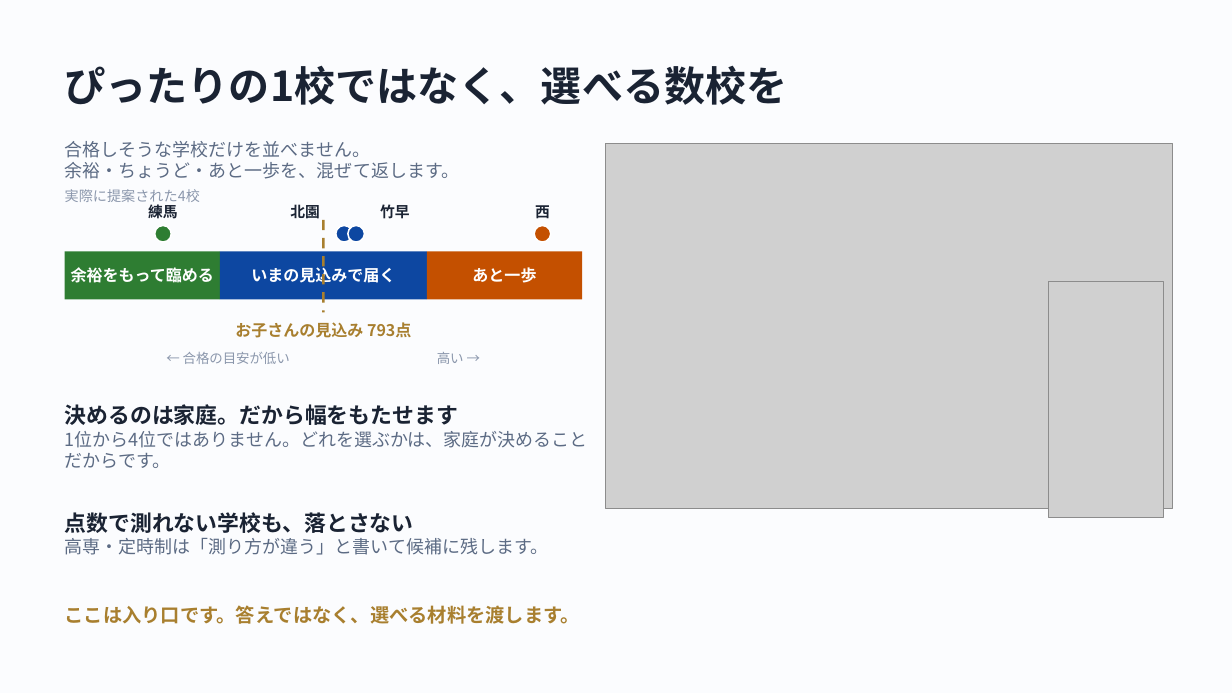
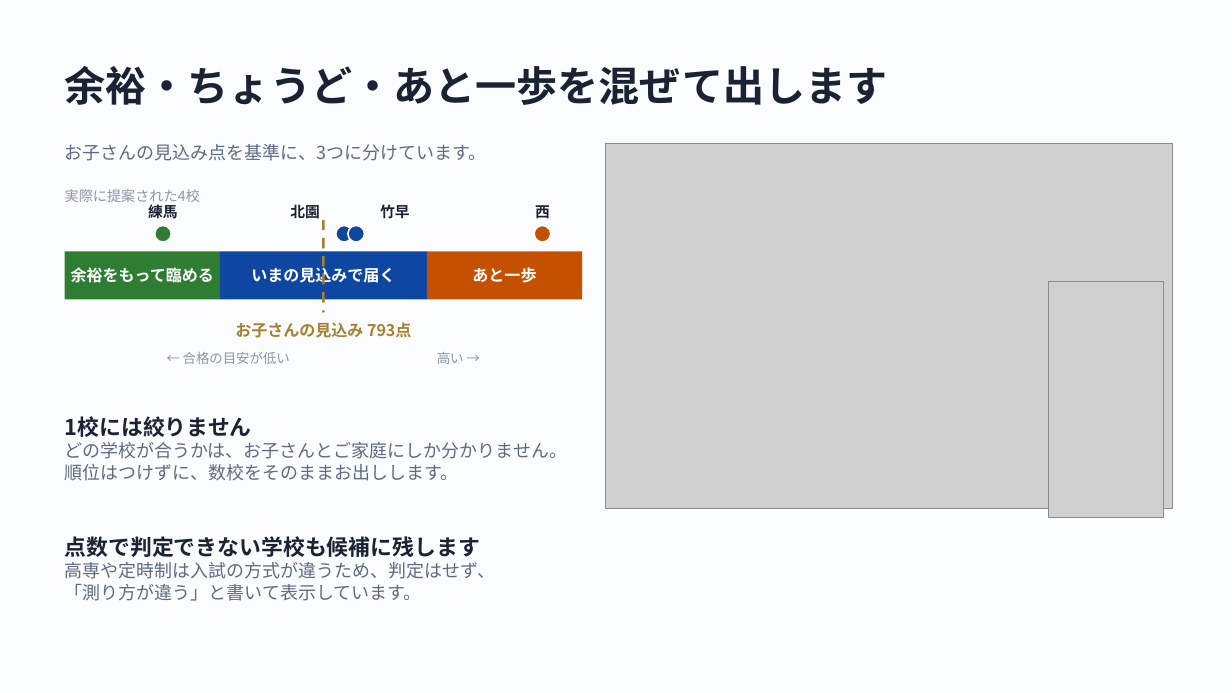
Before and after one commit to Nishi-Taiga/Course_Compass, a slide deck: slide 4 of docs/slides/shinro-compass-slides.pptx. Drawn at 1232x693 pixels with LibreOffice and Linux fonts; fonts in the diff are those of the drawing; grey boxes stand for pictures. Boxes give left, top, right and bottom in pixels: in the first picture for what was removed or moved away, otherwise in the second. Text is boxed around its words. In the diff, an @@ line names an element or a change of style, - is before the commit and + after.

```diff
--- a/docs/slides/shinro-compass-slides.pptx
+++ b/docs/slides/shinro-compass-slides.pptx
@@ text at box(65, 66, 888, 105): text changed @@
-ぴったりの1校ではなく、選べる数校を
+余裕・ちょうど・あと一歩を混ぜて出します
@@ text at box(65, 144, 487, 161): text changed @@
-合格しそうな学校だけを並べません。
-余裕・ちょうど・あと一歩を、混ぜて返します。
+お子さんの見込み点を基準に、3つに分けています。
@@ text at box(65, 416, 568, 481): text changed @@
-決めるのは家庭。だから幅をもたせます
-1位から4位ではありません。どれを選ぶかは、家庭が決めることだからです。
+1校には絞りません
+どの学校が合うかは、お子さんとご家庭にしか分かりません。
+順位はつけずに、数校をそのままお出しします。
@@ text at box(65, 536, 496, 601): text changed @@
-点数で測れない学校も、落とさない
-高専・定時制は「測り方が違う」と書いて候補に残します。
+点数で判定できない学校も候補に残します
+高専や定時制は入試の方式が違うため、判定はせず、
+「測り方が違う」と書いて表示しています。
@@ text removed at box(65, 605, 580, 624) @@
-ここは入り口です。答えではなく、選べる材料を渡します。
```
Also in this commit, not shown: 6 other slides changed.
